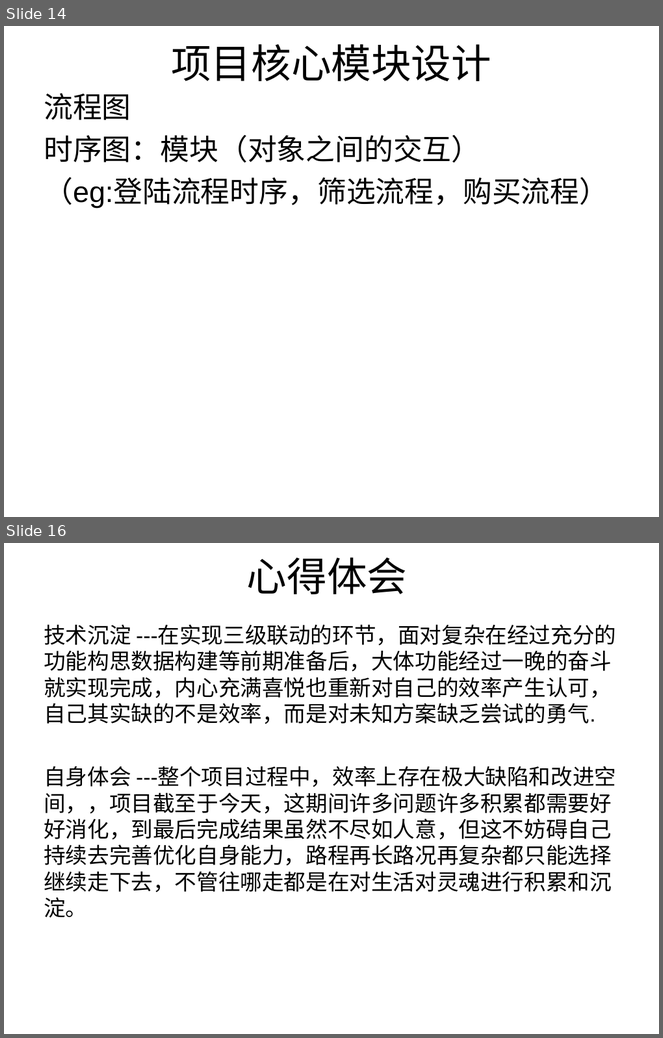
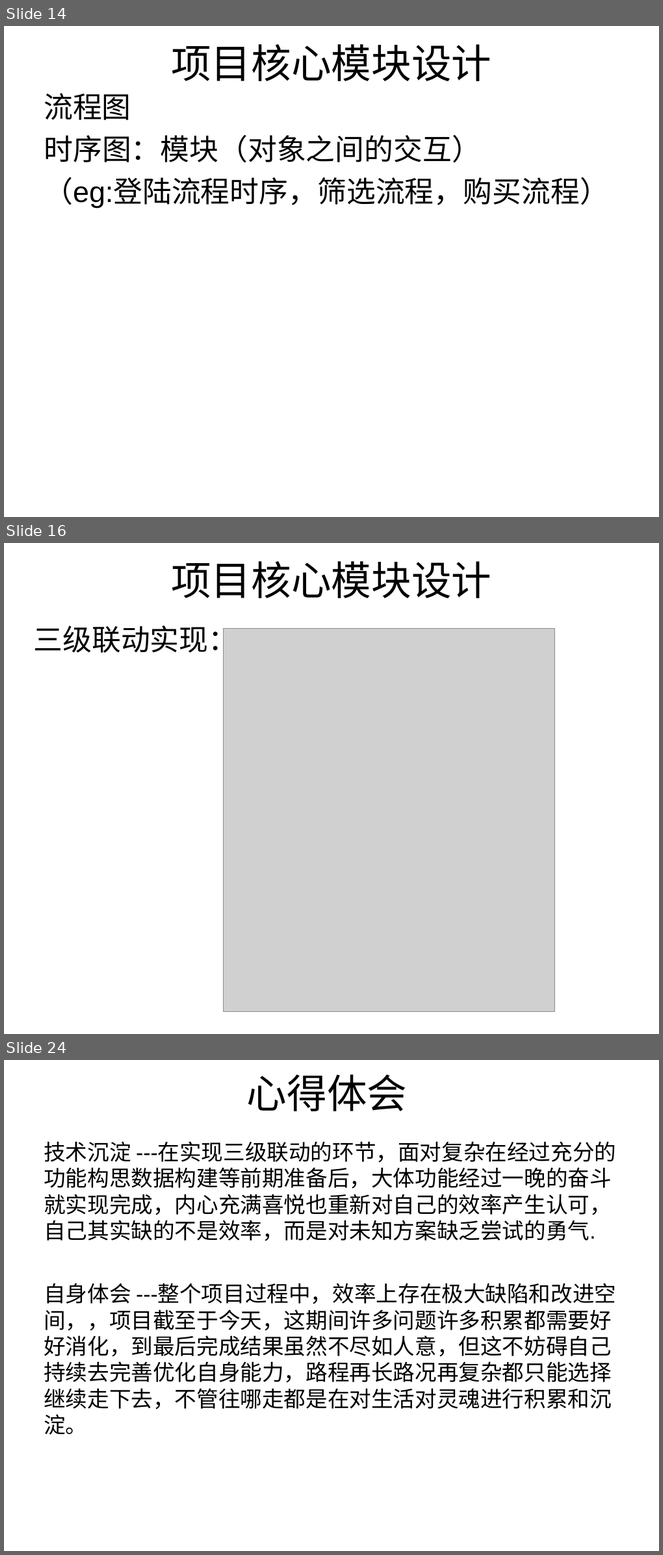
Before and after one commit to chuntong007/CY-work, a slide deck: 一阶项目文件/hx180310林春通一阶评审ppt模板.ppt. Shown one above the other, each under a label of ours: slides 14 and 16 before the commit, slides 14, 16 and 24 after it; the slides between them are not shown. The pictures are 663x1038 and 663x1555 pixels, drawn with LibreOffice and Linux fonts; fonts in the diff are those of the drawing; grey boxes stand for pictures; background and template pictures are left out. Boxes give left, top, right and bottom in pixels: in the first picture for what was removed or moved away, otherwise in the second. Text is boxed around its words. In the diff, an @@ line names an element or a change of style, - is before the commit and + after.

```diff
--- a/一阶项目文件/hx180310林春通一阶评审ppt模板.ppt
+++ b/一阶项目文件/hx180310林春通一阶评审ppt模板.ppt
@@ slide 16 added at (x1=4, y1=543, x2=659, y2=1034), background picture (left out) @@
@@ title added at (x1=171, y1=561, x2=492, y2=598), 44 pt, text #000000 @@
+项目核心模块设计
@@ text added at (x1=34, y1=626, x2=238, y2=658), 32 pt, text #000000 @@
+三级联动实现：
@@ picture added at (x1=224, y1=629, x2=555, y2=1012) @@
@@ what was slide 16 is now slide 24 @@
```
Also in this commit, not shown: 7 slides changed, 8 other slides added, 1 slide removed, 6 other files.
